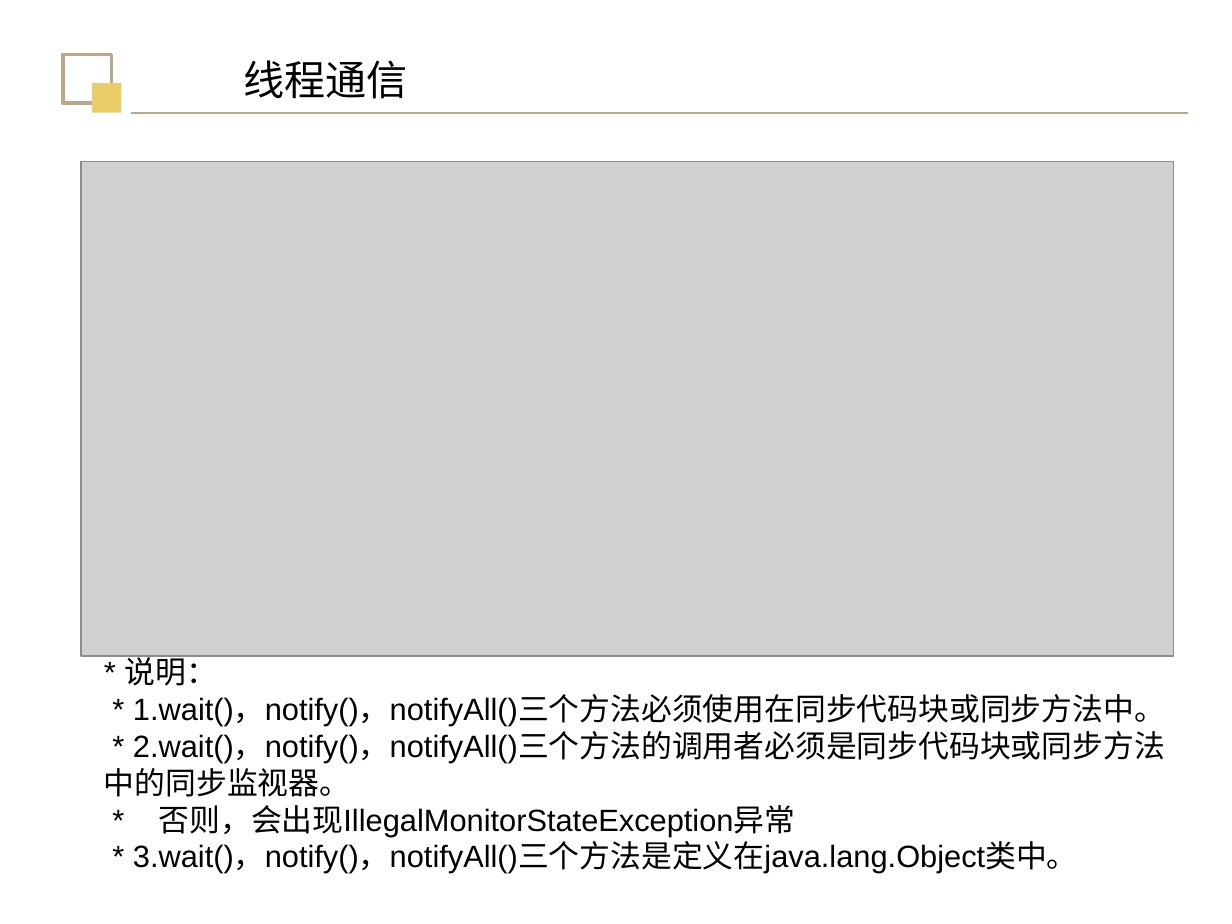
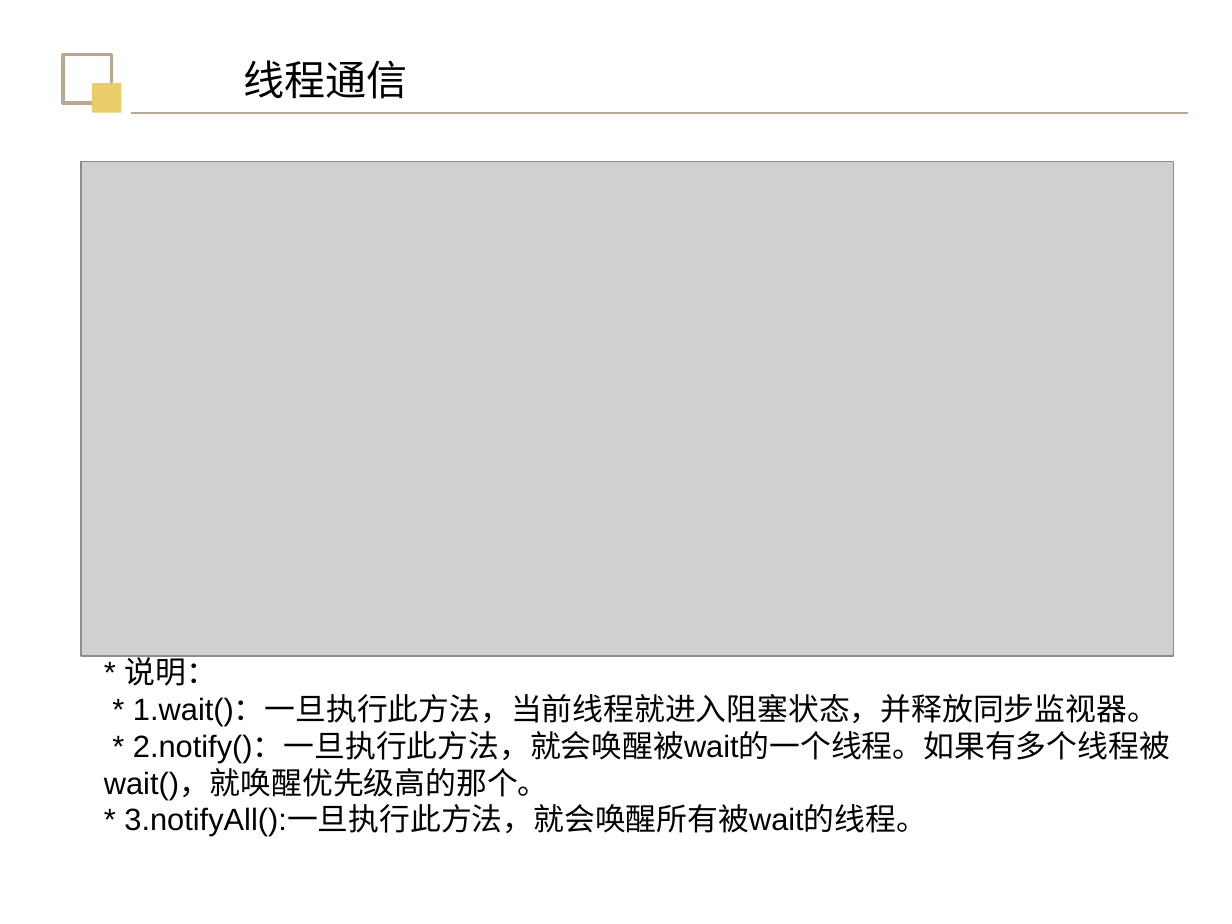
Before and after one commit to Yao-gh/MyNotes, a slide deck: slide 24 of JavaSE/多线程/多线程.pptx. Drawn at 1232x924 pixels with LibreOffice and Linux fonts; fonts in the diff are those of the drawing; grey boxes stand for pictures. Boxes give left, top, right and bottom in pixels: in the first picture for what was removed or moved away, otherwise in the second. Text is boxed around its words. In the diff, an @@ line names an element or a change of style, - is before the commit and + after.

```diff
--- a/JavaSE/多线程/多线程.pptx
+++ b/JavaSE/多线程/多线程.pptx
@@ text at (x1=104, y1=695, x2=1170, y2=836): text changed @@
-* 1.wait()，notify()，notifyAll()三个方法必须使用在同步代码块或同步方法中。
-* 2.wait()，notify()，notifyAll()三个方法的调用者必须是同步代码块或同步方法中的同步监视器。
-* 否则，会出现IllegalMonitorStateException异常
-* 3.wait()，notify()，notifyAll()三个方法是定义在java.lang.Object类中。
+* 1.wait()：一旦执行此方法，当前线程就进入阻塞状态，并释放同步监视器。
+* 2.notify()：一旦执行此方法，就会唤醒被wait的一个线程。如果有多个线程被wait()，就唤醒优先级高的那个。
+* 3.notifyAll():一旦执行此方法，就会唤醒所有被wait的线程。
```
Also in this commit, not shown: 2 other slides changed, 2 slides added, 3 other files.
